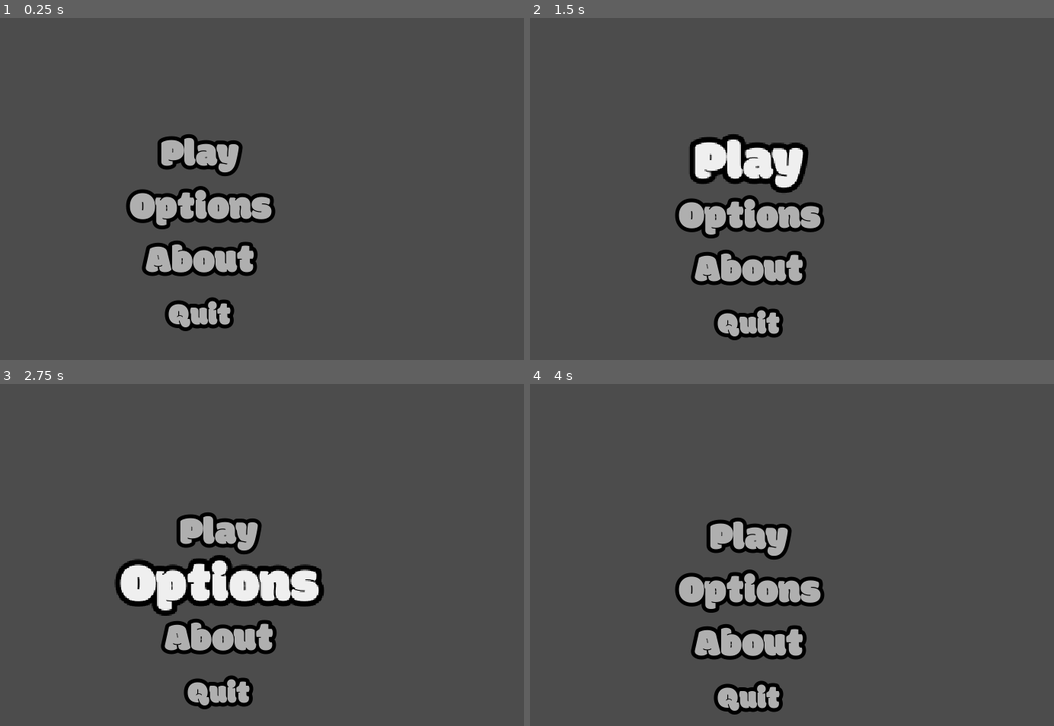
Above: before the commit, frames 1-4 (two rows, left to right).
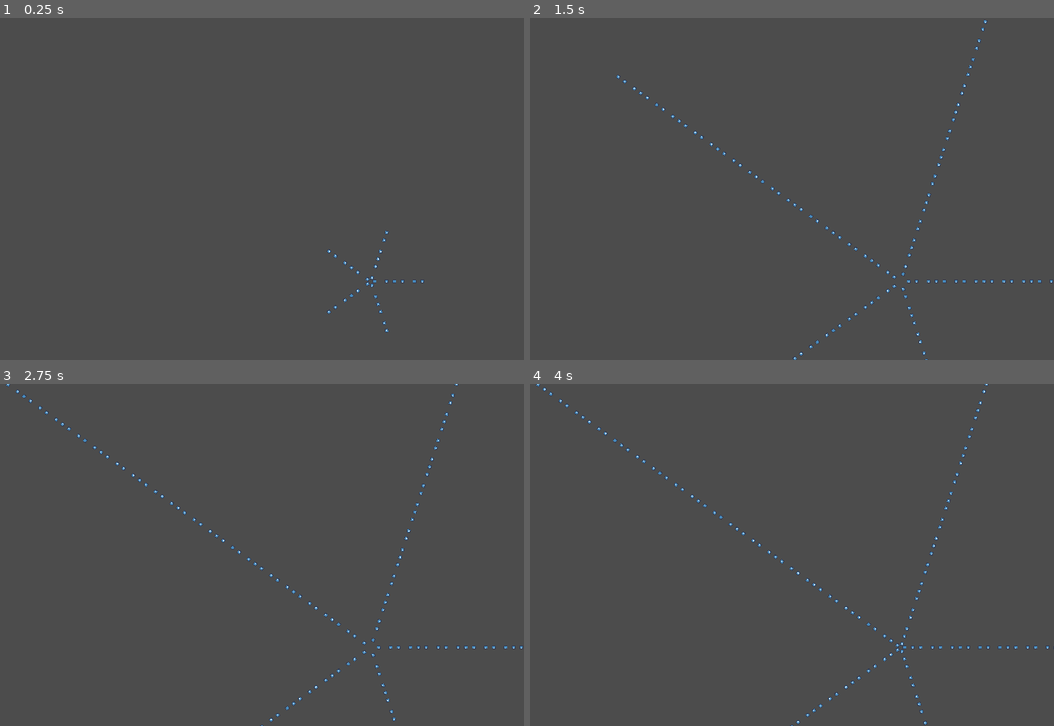
Above: after the commit, the same moments.

Repository: senseibobo/velika-gozba
Game: Godot game, scene res://World/World.tscn
Same seed, same stepped clock (60 frames per second), same inputs: the game is played once before the commit and once after it. Before the commit the project starts from res://UI/MainMenu.tscn.
Inputs (mouse positions are in pixels of both pictures, inside the frame that each line leads up to):
- Up to frame 1 (0.25 s): no input
- Up to frame 2 (1.5 s): click (729, 154) at 0.5 s, where only the run before the commit has a clickable "Play"; click (750, 165) at 1.25 s, where only the run before the commit has a clickable "Play"
- Up to frame 3 (2.75 s): click (220, 582) at 2 s, where only the run before the commit has a clickable "Options"
- Up to frame 4 (4 s): click (750, 640) at 2.75 s, where only the run before the commit has a clickable "About"; click (750, 671) at 3.5 s, where only the run before the commit has a clickable "Back"

The runs differ from the first frame. In frame 1, 6.8% of the frame differs, in the area x 23-81%, y 34-92%; in frame 2, 8.4%; in frame 3, 9.4%, in the area x 1-100%, y 0-100%; in frame 4, 7.1%.

Commit message:
animacije za attack

Diff:
--- a/Game/Player/Player.tscn
+++ b/Game/Player/Player.tscn
@@ -10,7 +10,11 @@
 [ext_resource path="res://Textures/Player/uvo.png" type="Texture" id=8]
 [ext_resource path="res://Animations/Player/idle.anim" type="Animation" id=9]
 [ext_resource path="res://Animations/Player/run.anim" type="Animation" id=10]
-[ext_resource path="res://Player/Player.gd" type="Script" id=11]
+[ext_resource path="res://Animations/Player/attack.anim" type="Animation" id=11]
+[ext_resource path="res://Textures/Player/attack/tiganj.png" type="Texture" id=12]
+[ext_resource path="res://Textures/Player/attack/playerAttackParticles.png" type="Texture" id=13]
+[ext_resource path="res://Textures/Player/attack/playerAttackSplash.png" type="Texture" id=14]
+[ext_resource path="res://Textures/Player/attack/playerAttackTrail.png" type="Texture" id=15]
 
 [sub_resource type="Animation" id=1]
 length = 0.001
@@ -22,7 +26,7 @@
 tracks/0/enabled = true
 tracks/0/keys = {
 "points": PoolRealArray( 51, -0.25, 0, 0.25, 0, 51, -0.25, 0, 0.25, 0, 51, -0.25, 0, 0.25, 0 ),
-"times": PoolRealArray( 0, 0.5, 1.1 )
+"times": PoolRealArray( -0.1, 0.5, 1.1 )
 }
 tracks/1/type = "bezier"
 tracks/1/path = NodePath("Node2D/lice:position:y")
@@ -31,8 +35,8 @@
 tracks/1/imported = false
 tracks/1/enabled = true
 tracks/1/keys = {
-"points": PoolRealArray( -566.327, -0.25, 0, 0.25, 0 ),
-"times": PoolRealArray( 0 )
+"points": PoolRealArray( -566.327, -0.25, 0, 0.25, 0, -536.791, -0.25, 0, 0.25, 0, -566.327, -0.25, 0, 0.25, 0 ),
+"times": PoolRealArray( 0, 0.6, 1.1 )
 }
 tracks/2/type = "bezier"
 tracks/2/path = NodePath("Node2D/desnaRuka:position:x")
@@ -41,8 +45,8 @@
 tracks/2/imported = false
 tracks/2/enabled = true
 tracks/2/keys = {
-"points": PoolRealArray( -266, -0.25, 0, 0.25, 0 ),
-"times": PoolRealArray( 0 )
+"points": PoolRealArray( -266, -0.25, 0, 0.25, 0, -266, -0.25, 0, 0.25, 0, -266, -0.25, 0, 0.25, 0 ),
+"times": PoolRealArray( 0, 0.5, 1 )
 }
 tracks/3/type = "bezier"
 tracks/3/path = NodePath("Node2D/desnaRuka:position:y")
@@ -51,8 +55,8 @@
 tracks/3/imported = false
 tracks/3/enabled = true
 tracks/3/keys = {
-"points": PoolRealArray( -339, -0.25, 0, 0.25, 0 ),
-"times": PoolRealArray( 0 )
+"points": PoolRealArray( -339, -0.25, 0, 0.25, 0, -309.465, -0.25, 0, 0.25, 0, -339, -0.25, 0, 0.25, 0 ),
+"times": PoolRealArray( 0, 0.5, 1 )
 }
 tracks/4/type = "bezier"
 tracks/4/path = NodePath("Node2D/uvo:position:x")
@@ -61,8 +65,8 @@
 tracks/4/imported = false
 tracks/4/enabled = true
 tracks/4/keys = {
-"points": PoolRealArray( -260, -0.25, 0, 0.25, 0 ),
-"times": PoolRealArray( 0 )
+"points": PoolRealArray( -260, -0.25, 0, 0.25, 0, -260, -0.25, 0, 0.25, 0, -260, -0.25, 0, 0.25, 0 ),
+"times": PoolRealArray( 0, 0.5, 1 )
 }
 tracks/5/type = "bezier"
 tracks/5/path = NodePath("Node2D/uvo:position:y")
@@ -71,8 +75,8 @@
 tracks/5/imported = false
 tracks/5/enabled = true
 tracks/5/keys = {
-"points": PoolRealArray( -537, -0.25, 0, 0.25, 0 ),
-"times": PoolRealArray( 0 )
+"points": PoolRealArray( -537, -0.25, 0, 0.25, 0, -507.465, -0.25, 0, 0.25, 0, -537, -0.25, 0, 0.25, 0 ),
+"times": PoolRealArray( 0, 0.5, 1 )
 }
 tracks/6/type = "bezier"
 tracks/6/path = NodePath("Node2D/kapa:position:x")
@@ -81,8 +85,8 @@
 tracks/6/imported = false
 tracks/6/enabled = true
 tracks/6/keys = {
-"points": PoolRealArray( -57, -0.25, 0, 0.25, 0 ),
-"times": PoolRealArray( 0 )
+"points": PoolRealArray( -57, -0.25, 0, 0.25, 0, -57, -0.25, 0, 0.25, 0, -57, -0.25, 0, 0.25, 0 ),
+"times": PoolRealArray( 0, 0.5, 1 )
 }
 tracks/7/type = "bezier"
 tracks/7/path = NodePath("Node2D/kapa:position:y")
@@ -91,8 +95,8 @@
 tracks/7/imported = false
 tracks/7/enabled = true
 tracks/7/keys = {
-"points": PoolRealArray( -545, -0.25, 0, 0.25, 0 ),
-"times": PoolRealArray( 0 )
+"points": PoolRealArray( -545, -0.25, 0, 0.25, 0, -515.465, -0.25, 0, 0.25, 0, -545, -0.25, 0, 0.25, 0 ),
+"times": PoolRealArray( 0, 0.6, 1 )
 }
 tracks/8/type = "bezier"
 tracks/8/path = NodePath("Node2D/telo:position:x")
@@ -101,8 +105,8 @@
 tracks/8/imported = false
 tracks/8/enabled = true
 tracks/8/keys = {
-"points": PoolRealArray( 0, -0.25, 0, 0.25, 0 ),
-"times": PoolRealArray( 0 )
+"points": PoolRealArray( 0, -0.25, 0, 0.25, 0, 0, -0.25, 0, 0.25, 0, 0, -0.25, 0, 0.25, 0 ),
+"times": PoolRealArray( 0, 0.5, 1 )
 }
 tracks/9/type = "bezier"
 tracks/9/path = NodePath("Node2D/telo:position:y")
@@ -111,8 +115,8 @@
 tracks/9/imported = false
 tracks/9/enabled = true
 tracks/9/keys = {
-"points": PoolRealArray( -375, -0.25, 0, 0.25, 0 ),
-"times": PoolRealArray( 0 )
+"points": PoolRealArray( -375, -0.25, 0, 0.25, 0, -345.465, -0.25, 0, 0.25, 0, -375, -0.25, 0, 0.25, 0 ),
+"times": PoolRealArray( 0, 0.5, 1 )
 }
 tracks/10/type = "bezier"
 tracks/10/path = NodePath("Node2D/levaRuka:position:x")
@@ -121,8 +125,8 @@
 tracks/10/imported = false
 tracks/10/enabled = true
 tracks/10/keys = {
-"points": PoolRealArray( 224, -0.25, 0, 0.25, 0 ),
-"times": PoolRealArray( 0 )
+"points": PoolRealArray( 224, -0.25, 0, 0.25, 0, 224, -0.25, 0, 0.25, 0, 224, -0.25, 0, 0.25, 0 ),
+"times": PoolRealArray( 0, 0.5, 1 )
 }
 tracks/11/type = "bezier"
 tracks/11/path = NodePath("Node2D/levaRuka:position:y")
@@ -131,8 +135,8 @@
 tracks/11/imported = false
 tracks/11/enabled = true
 tracks/11/keys = {
-"points": PoolRealArray( -383, -0.25, 0, 0.25, 0 ),
-"times": PoolRealArray( 0 )
+"points": PoolRealArray( -383, -0.25, 0, 0.25, 0, -353.465, -0.25, 0, 0.25, 0, -383, -0.25, 0, 0.25, 0 ),
+"times": PoolRealArray( 0, 0.5, 1 )
 }
 tracks/12/type = "bezier"
 tracks/12/path = NodePath("levaNoga:position:x")
@@ -141,8 +145,8 @@
 tracks/12/imported = false
 tracks/12/enabled = true
 tracks/12/keys = {
-"points": PoolRealArray( 140, -0.25, 0, 0.25, 0 ),
-"times": PoolRealArray( 0 )
+"points": PoolRealArray( 140, -0.25, 0, 0.25, 0, 150, -0.25, 0, 0.25, 0, 140, -0.25, 0, 0.25, 0 ),
+"times": PoolRealArray( 0, 0.5, 1 )
 }
 tracks/13/type = "bezier"
 tracks/13/path = NodePath("levaNoga:position:y")
@@ -151,8 +155,8 @@
 tracks/13/imported = false
 tracks/13/enabled = true
 tracks/13/keys = {
-"points": PoolRealArray( -48, -0.25, 0, 0.25, 0 ),
-"times": PoolRealArray( 0 )
+"points": PoolRealArray( -48, -0.25, 0, 0.25, 0, -48, -0.25, 0, 0.25, 0, -48, -0.25, 0, 0.25, 0 ),
+"times": PoolRealArray( 0, 0.5, 1 )
 }
 tracks/14/type = "bezier"
 tracks/14/path = NodePath("desnaNoga:position:x")
@@ -161,8 +165,8 @@
 tracks/14/imported = false
 tracks/14/enabled = true
 tracks/14/keys = {
-"points": PoolRealArray( -136, -0.25, 0, 0.25, 0 ),
-"times": PoolRealArray( 0 )
+"points": PoolRealArray( -136, -0.25, 0, 0.25, 0, -148, -0.25, 0, 0.25, 0, -136, -0.25, 0, 0.25, 0 ),
+"times": PoolRealArray( 0, 0.5, 1 )
 }
 tracks/15/type = "bezier"
 tracks/15/path = NodePath("desnaNoga:position:y")
@@ -171,8 +175,8 @@
 tracks/15/imported = false
 tracks/15/enabled = true
 tracks/15/keys = {
-"points": PoolRealArray( -53, -0.25, 0, 0.25, 0 ),
-"times": PoolRealArray( 0 )
+"points": PoolRealArray( -53, -0.25, 0, 0.25, 0, -53, -0.25, 0, 0.25, 0, -53, -0.25, 0, 0.25, 0 ),
+"times": PoolRealArray( 0, 0.5, 1 )
 }
 tracks/16/type = "bezier"
 tracks/16/path = NodePath("Node2D/desnaRuka:rotation_degrees")
@@ -181,8 +185,8 @@
 tracks/16/imported = false
 tracks/16/enabled = true
 tracks/16/keys = {
-"points": PoolRealArray( 0, -0.25, 0, 0.25, 0 ),
-"times": PoolRealArray( 0 )
+"points": PoolRealArray( 0, -0.25, 0, 0.25, 0, 3.59049, -0.25, 0, 0.25, 0, 3.59187, -0.25, 0, 0.25, 0, 0, -0.25, 0, 0.25, 0 ),
+"times": PoolRealArray( 0, 0.391615, 0.4, 0.8 )
 }
 tracks/17/type = "bezier"
 tracks/17/path = NodePath("Node2D/levaRuka:rotation_degrees")
@@ -191,8 +195,8 @@
 tracks/17/imported = false
 tracks/17/enabled = true
 tracks/17/keys = {
-"points": PoolRealArray( 0, -0.25, 0, 0.25, 0 ),
-"times": PoolRealArray( 0 )
+"points": PoolRealArray( 0, -0.25, 0, 0.25, 0, -5.03724, -0.25, 0, 0.25, 0, -0.00722503, -0.25, 0, 0.25, 0, 0, -0.25, 0, 0.25, 0 ),
+"times": PoolRealArray( 0, 0.4, 0.783985, 0.8 )
 }
 tracks/18/type = "bezier"
 tracks/18/path = NodePath("Node2D/lice:rotation_degrees")
@@ -322,17 +326,80 @@
 "points": PoolRealArray( 0, -0.25, 0, 0.25, 0 ),
 "times": PoolRealArray( 0 )
 }
-
-[sub_resource type="RectangleShape2D" id=2]
-extents = Vector2( 22, 5 )
-
-[node name="Player" type="KinematicBody2D"]
-script = ExtResource( 11 )
-movement_speed = 200.0
-object_path = NodePath("Object")
+tracks/30/type = "bezier"
+tracks/30/path = NodePath("attack:position:x")
+tracks/30/interp = 1
+tracks/30/loop_wrap = true
+tracks/30/imported = false
+tracks/30/enabled = true
+tracks/30/keys = {
+"points": PoolRealArray( -43, -0.25, 0, 0.25, 0 ),
+"times": PoolRealArray( 0 )
+}
+tracks/31/type = "bezier"
+tracks/31/path = NodePath("attack:position:y")
+tracks/31/interp = 1
+tracks/31/loop_wrap = true
+tracks/31/imported = false
+tracks/31/enabled = true
+tracks/31/keys = {
+"points": PoolRealArray( 11, -0.25, 0, 0.25, 0 ),
+"times": PoolRealArray( 0 )
+}
+tracks/32/type = "bezier"
+tracks/32/path = NodePath("attack/vfx:modulate:r")
+tracks/32/interp = 1
+tracks/32/loop_wrap = true
+tracks/32/imported = false
+tracks/32/enabled = true
+tracks/32/keys = {
+"points": PoolRealArray( 1, -0.25, 0, 0.25, 0 ),
+"times": PoolRealArray( 0 )
+}
+tracks/33/type = "bezier"
+tracks/33/path = NodePath("attack/vfx:modulate:g")
+tracks/33/interp = 1
+tracks/33/loop_wrap = true
+tracks/33/imported = false
+tracks/33/enabled = true
+tracks/33/keys = {
+"points": PoolRealArray( 1, -0.25, 0, 0.25, 0 ),
+"times": PoolRealArray( 0 )
+}
+tracks/34/type = "bezier"
+tracks/34/path = NodePath("attack/vfx:modulate:b")
+tracks/34/interp = 1
+tracks/34/loop_wrap = true
+tracks/34/imported = false
+tracks/34/enabled = true
+tracks/34/keys = {
+"points": PoolRealArray( 1, -0.25, 0, 0.25, 0 ),
+"times": PoolRealArray( 0 )
+}
+tracks/35/type = "bezier"
+tracks/35/path = NodePath("attack/vfx:modulate:a")
+tracks/35/interp = 1
+tracks/35/loop_wrap = true
+tracks/35/imported = false
+tracks/35/enabled = true
+tracks/35/keys = {
+"points": PoolRealArray( 1, -0.25, 0, 0.25, 0 ),
+"times": PoolRealArray( 0 )
+}
+tracks/36/type = "bezier"
+tracks/36/path = NodePath("attack:rotation_degrees")
+tracks/36/interp = 1
+tracks/36/loop_wrap = true
+tracks/36/imported = false
+tracks/36/enabled = true
+tracks/36/keys = {
+"points": PoolRealArray( 0, -0.25, 0, 0.25, 0 ),
+"times": PoolRealArray( 0 )
+}
+
+[node name="Player" type="Node2D"]
 
 [node name="Object" type="Node2D" parent="."]
-scale = Vector2( 0.08, 0.08 )
 
 [node name="levaNoga" type="Sprite" parent="Object"]
 position = Vector2( 140, -48 )
@@ -375,10 +442,32 @@
 texture = ExtResource( 6 )
 
 [node name="AnimationPlayer" type="AnimationPlayer" parent="Object"]
-autoplay = "idle"
 anims/RESET = SubResource( 1 )
+anims/attack = ExtResource( 11 )
 anims/idle = ExtResource( 9 )
 anims/run = ExtResource( 10 )
 
-[node name="CollisionShape2D" type="CollisionShape2D" parent="."]
-shape = SubResource( 2 )
+[node name="attack" type="Node2D" parent="Object"]
+modulate = Color( 1, 1, 1, 0.94902 )
+position = Vector2( -43, 11 )
+
+[node name="tiganj" type="Sprite" parent="Object/attack"]
+position = Vector2( 506, -50 )
+texture = ExtResource( 12 )
+offset = Vector2( 244, 0 )
+
+[node name="vfx" type="Node2D" parent="Object/attack"]
+position = Vector2( 859, -25 )
+
+[node name="hit" type="Sprite" parent="Object/attack/vfx"]
+z_index = -79
+texture = ExtResource( 14 )
+
+[node name="trail" type="Sprite" parent="Object/attack/vfx"]
+position = Vector2( -153, -364 )
+z_index = -79
+texture = ExtResource( 15 )
+
+[node name="smoke" type="Sprite" parent="Object/attack/vfx"]
+position = Vector2( -100, -103 )
+texture = ExtResource( 13 )
--- a/Game/project.godot
+++ b/Game/project.godot
@@ -33,13 +33,12 @@
 [application]
 
 config/name="velika-gozba"
-run/main_scene="res://UI/MainMenu.tscn"
+run/main_scene="res://World/World.tscn"
 config/icon="res://icon.png"
 
 [autoload]
 
 Global="*res://Global/Global.gd"
-MusicSingleton="*res://Sound/Music/MusicSingleton.gd"
 
 [display]
 
@@ -48,33 +47,6 @@
 window/stretch/mode="2d"
 window/stretch/aspect="expand"
 
-[input]
-
-move_left={
-"deadzone": 0.5,
-"events": [ Object(InputEventKey,"resource_local_to_scene":false,"resource_name":"","device":0,"alt":false,"shift":false,"control":false,"meta":false,"command":false,"pressed":false,"scancode":0,"physical_scancode":16777231,"unicode":0,"echo":false,"script":null)
-, Object(InputEventKey,"resource_local_to_scene":false,"resource_name":"","device":0,"alt":false,"shift":false,"control":false,"meta":false,"command":false,"pressed":false,"scancode":0,"physical_scancode":65,"unicode":0,"echo":false,"script":null)
- ]
-}
-move_right={
-"deadzone": 0.5,
-"events": [ Object(InputEventKey,"resource_local_to_scene":false,"resource_name":"","device":0,"alt":false,"shift":false,"control":false,"meta":false,"command":false,"pressed":false,"scancode":0,"physical_scancode":68,"unicode":0,"echo":false,"script":null)
-, Object(InputEventKey,"resource_local_to_scene":false,"resource_name":"","device":0,"alt":false,"shift":false,"control":false,"meta":false,"command":false,"pressed":false,"scancode":0,"physical_scancode":16777233,"unicode":0,"echo":false,"script":null)
- ]
-}
-move_up={
-"deadzone": 0.5,
-"events": [ Object(InputEventKey,"resource_local_to_scene":false,"resource_name":"","device":0,"alt":false,"shift":false,"control":false,"meta":false,"command":false,"pressed":false,"scancode":0,"physical_scancode":87,"unicode":0,"echo":false,"script":null)
-, Object(InputEventKey,"resource_local_to_scene":false,"resource_name":"","device":0,"alt":false,"shift":false,"control":false,"meta":false,"command":false,"pressed":false,"scancode":0,"physical_scancode":16777232,"unicode":0,"echo":false,"script":null)
- ]
-}
-move_down={
-"deadzone": 0.5,
-"events": [ Object(InputEventKey,"resource_local_to_scene":false,"resource_name":"","device":0,"alt":false,"shift":false,"control":false,"meta":false,"command":false,"pressed":false,"scancode":0,"physical_scancode":83,"unicode":0,"echo":false,"script":null)
-, Object(InputEventKey,"resource_local_to_scene":false,"resource_name":"","device":0,"alt":false,"shift":false,"control":false,"meta":false,"command":false,"pressed":false,"scancode":0,"physical_scancode":16777234,"unicode":0,"echo":false,"script":null)
- ]
-}
-
 [physics]
 
 common/enable_pause_aware_picking=true
Not shown: 1 places in Game/Player/Player.tscn that only renumber resources
